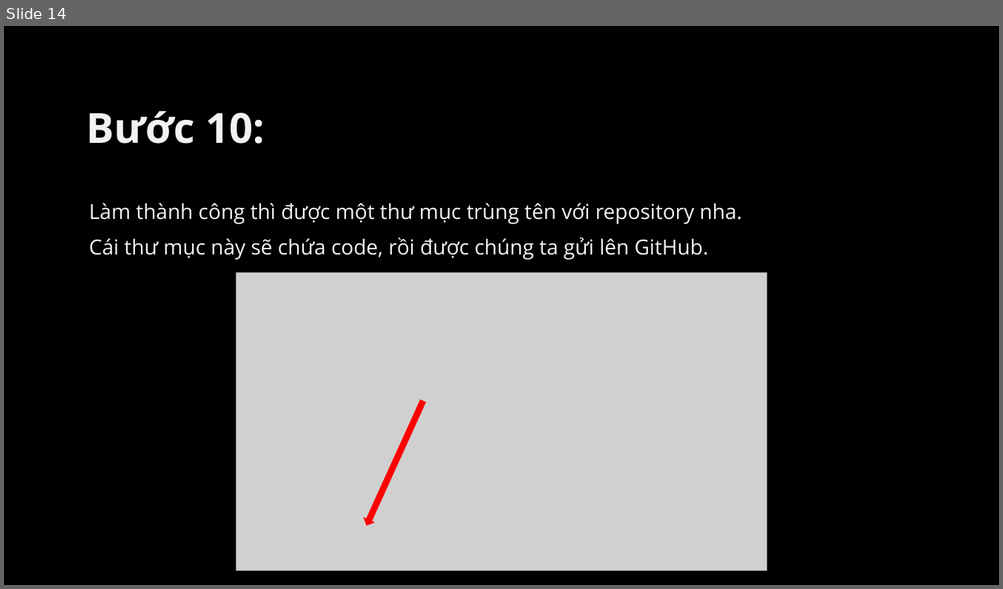
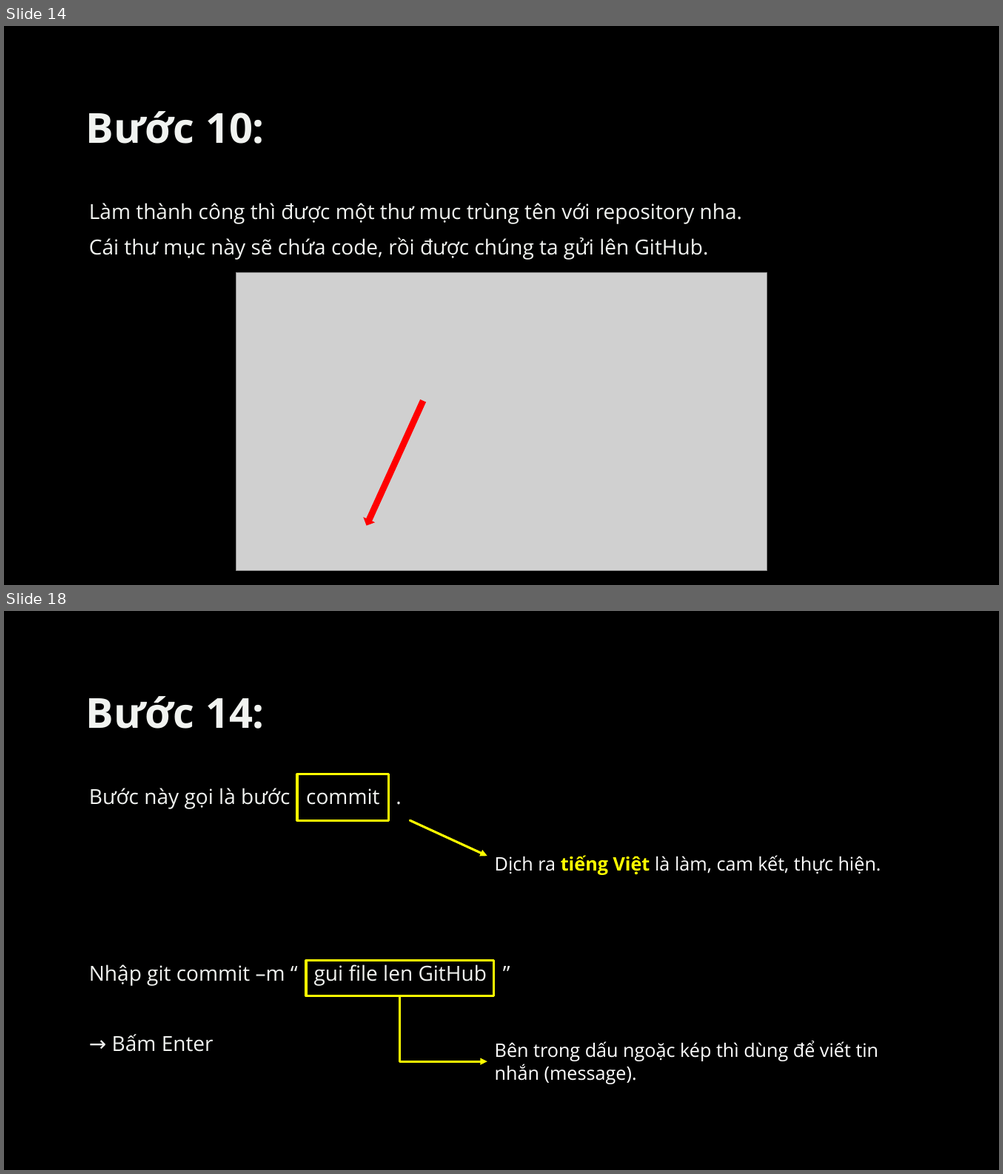
Before and after one commit to conggaro/Cach_up_source_code_len_GitHub, a slide deck: Cách upload source code lên GitHub.pptx. Shown one above the other, each under a label of ours: slide 14 before the commit, slides 14 and 18 after it; the slides between them are not shown. The pictures are 1003x589 and 1003x1174 pixels, drawn with LibreOffice and Linux fonts; fonts in the diff are those of the drawing; grey boxes stand for pictures; background and template pictures are left out. Boxes give left, top, right and bottom in pixels: in the first picture for what was removed or moved away, otherwise in the second. Text is boxed around its words. In the diff, an @@ line names an element or a change of style, - is before the commit and + after.

```diff
--- a/Cách upload source code lên GitHub.pptx
+++ b/Cách upload source code lên GitHub.pptx
@@ slide 18 added at (4, 611, 999, 1170), background picture (left out) @@
@@ title added at (86, 696, 264, 729), 40 pt, text #F1F3F0, bold @@
+Bước 14:
@@ text added at (89, 788, 486, 1052), 20 pt, text #F1F3F0 @@
+Bước này gọi là bước commit .
+Nhập git commit –m “ gui file len GitHub ”
+→ Bấm Enter
@@ rectangle added at (297, 775, 389, 820), outline #FFFF00 2.25 pt @@
@@ arrow added from (410, 820) to (487, 857), #FFFF00 2.25 pt @@
@@ text added at (495, 855, 881, 875), 18 pt, text #FFFFFF @@
+Dịch ra tiếng Việt là làm, cam kết, thực hiện.
@@ rectangle added at (306, 961, 493, 997), outline #FFFF00 2.25 pt @@
@@ elbow arrow added from (399, 997) to (487, 1062), #FFFF00 2.25 pt @@
@@ text added at (495, 1041, 879, 1085), 18 pt, text #FFFFFF @@
+Bên trong dấu ngoặc kép thì dùng để viết tin nhắn (message).
```
Also in this commit, not shown: 1 slide changed, 9 other slides added.
